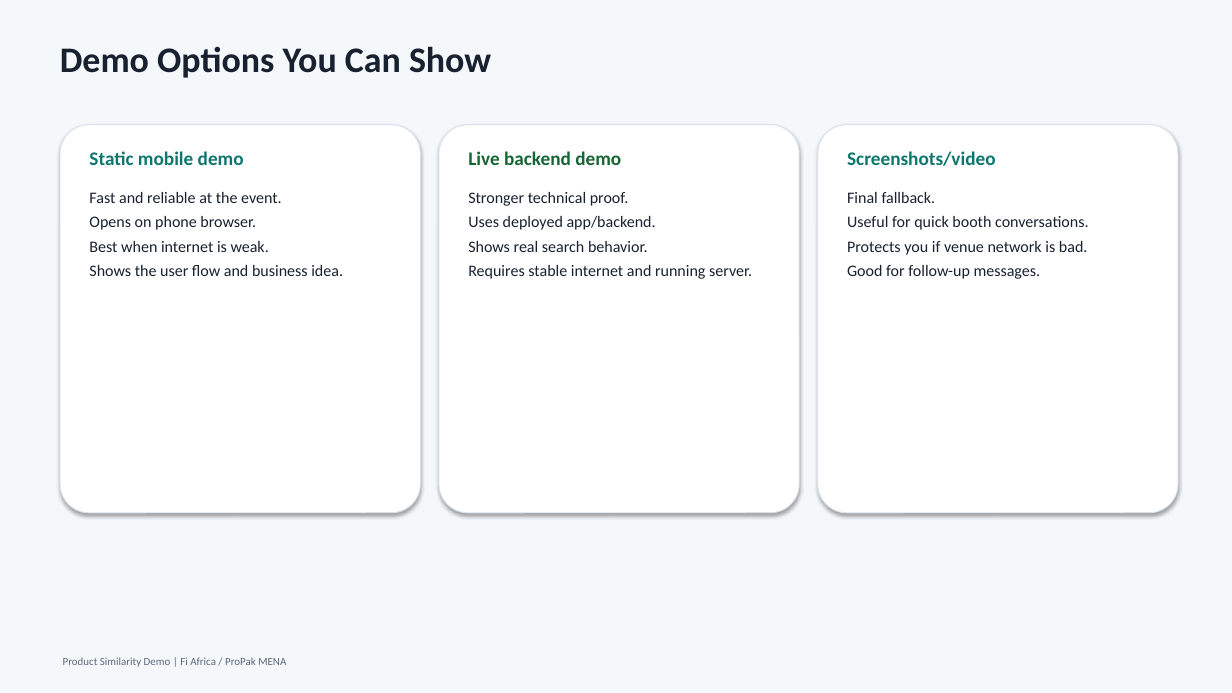
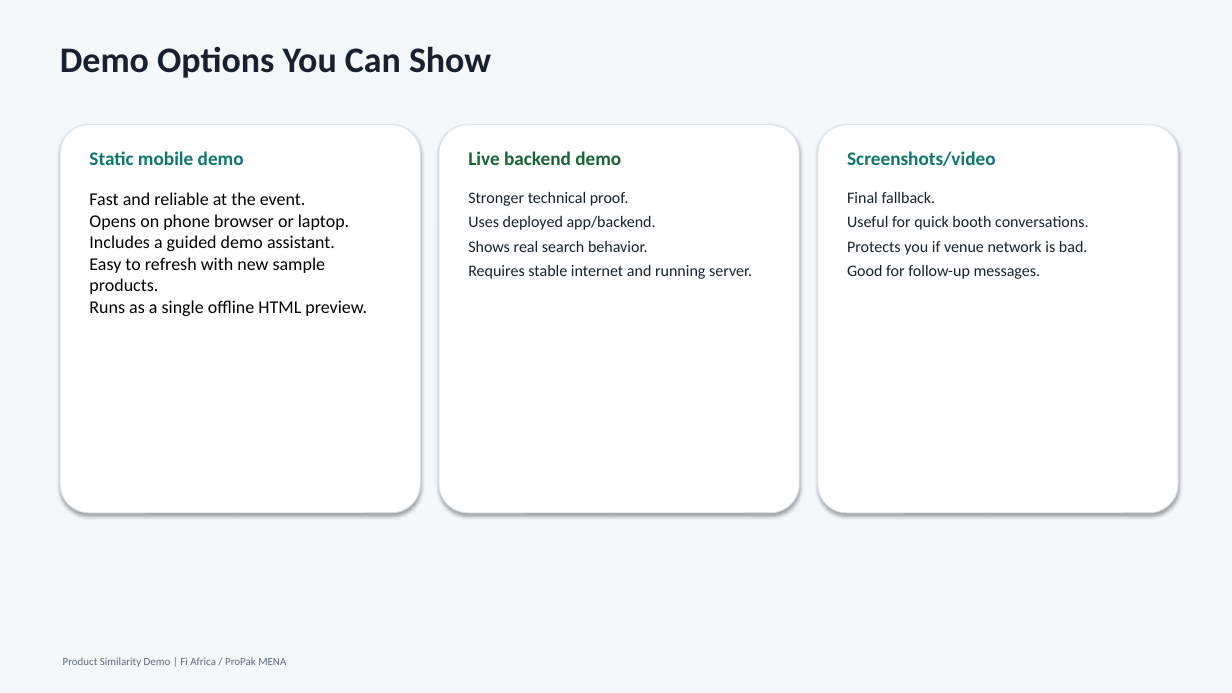
Before and after one commit to zoma00/Fi-Africa-demos, a slide deck: slide 9 of presentations/product_similarity_conversation_deck.pptx (slide 4 before the commit). Drawn at 1232x693 pixels with LibreOffice and Linux fonts; fonts in the diff are those of the drawing. Boxes give left, top, right and bottom in pixels: in the first picture for what was removed or moved away, otherwise in the second. Text is boxed around its words. In the diff, an @@ line names an element or a change of style, - is before the commit and + after.

Commit message:
Edit the build_demo to includ local assistance chat, edit static demo index builded by build demo for the chat, reorganized the presentation pages, and make a giude for customers

```diff
--- a/presentations/product_similarity_conversation_deck.pptx
+++ b/presentations/product_similarity_conversation_deck.pptx
@@ text at bbox=[89, 192, 306, 205]: size 12.5 to 14 pt, text colour #18212F to #000000 in "Fast and reliable at the event."; less space between paragraphs @@
@@ text at bbox=[89, 214, 367, 316]: text changed; size 12.5 to 14 pt; text colour #18212F to #000000 @@
-Opens on phone browser.
-Best when internet is weak.
-Shows the user flow and business idea.
+Opens on phone browser or laptop.
+Includes a guided demo assistant.
+Easy to refresh with new sample products.
+Runs as a single offline HTML preview.
```
Also in this commit, not shown: 4 other slides changed, 1 slide added, 1 slide removed, 3 other files.
